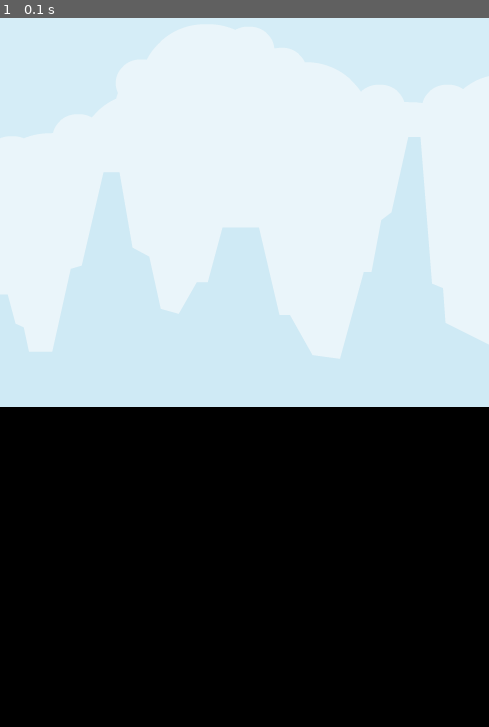
Above: before the commit, frame 1.
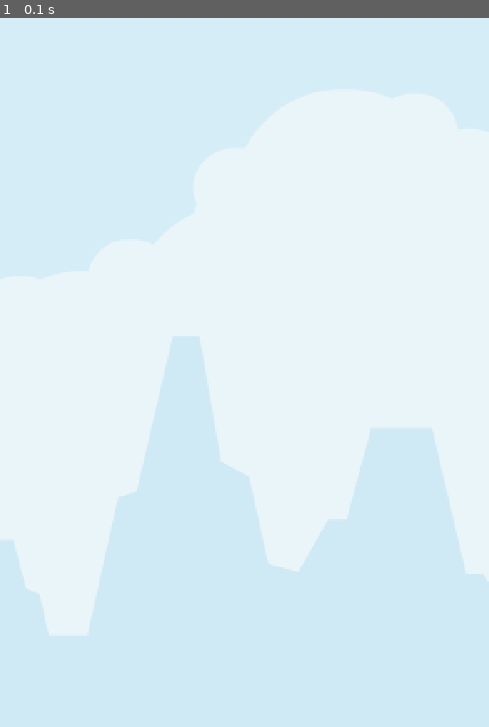
Above: after the commit, the same moment.

Repository: brccabral/Python_Pygame_SideScroller
Game: pygame game, started from code/main.py
Same seed, same stepped clock (60 frames per second), same inputs: the game is played once before the commit and once after it.
Inputs:
- Up to frame 1 (0.1 s): no input

The runs differ from the first frame. In frame 1, 62% of the frame differs, in the area x 0-100%, y 16-100%.

Commit message:
scale background

Diff:
--- a/code/main.py
+++ b/code/main.py
@@ -18,8 +18,14 @@
         self.all_sprites = pygame.sprite.Group()
         self.collision_sprites = pygame.sprite.Group()
 
+        # scale factor
+        bg_height = pygame.image.load(
+            "graphics/environment/background.png"
+        ).get_height()
+        self.scale_factor = WINDOW_HEIGHT / bg_height
+
         # sprite setup
-        BG(self.all_sprites)
+        BG(self.all_sprites, self.scale_factor)
 
     def run(self):
         last_time = time.time()
--- a/code/sprites.py
+++ b/code/sprites.py
@@ -1,8 +1,12 @@
 import pygame
+from settings import WINDOW_WIDTH, WINDOW_HEIGHT
 
 
 class BG(pygame.sprite.Sprite):
-    def __init__(self, groups: pygame.sprite.Group):
+    def __init__(self, groups: pygame.sprite.Group, scale_factor: float):
         super().__init__(groups)
-        self.image = pygame.image.load("graphics/environment/background.png").convert()
+        bg_image = pygame.image.load("graphics/environment/background.png").convert()
+        full_height = bg_image.get_height() * scale_factor
+        full_width = bg_image.get_width() * scale_factor
+        self.image = pygame.transform.scale(bg_image, (full_width, full_height))
         self.rect = self.image.get_rect(topleft=(0, 0))
